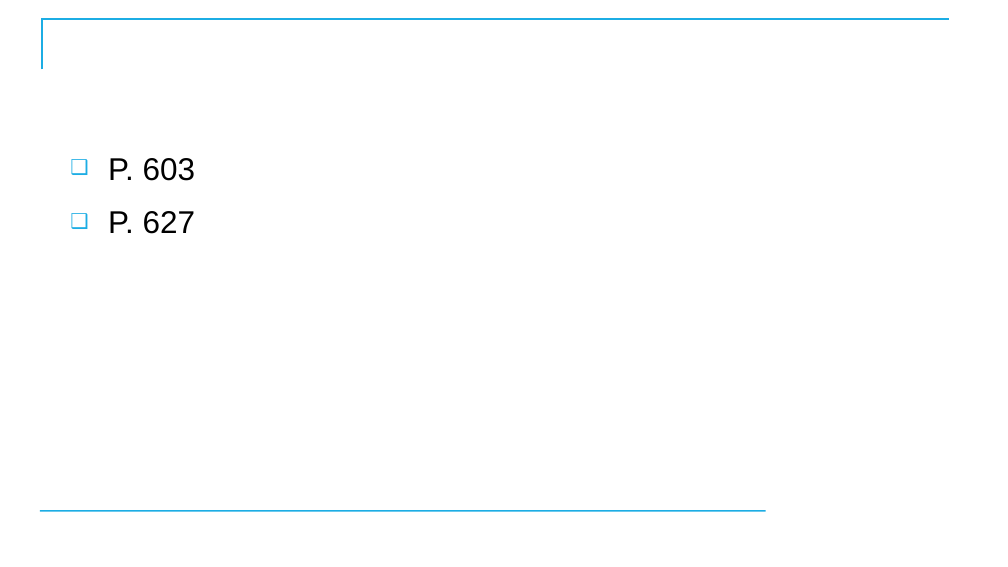
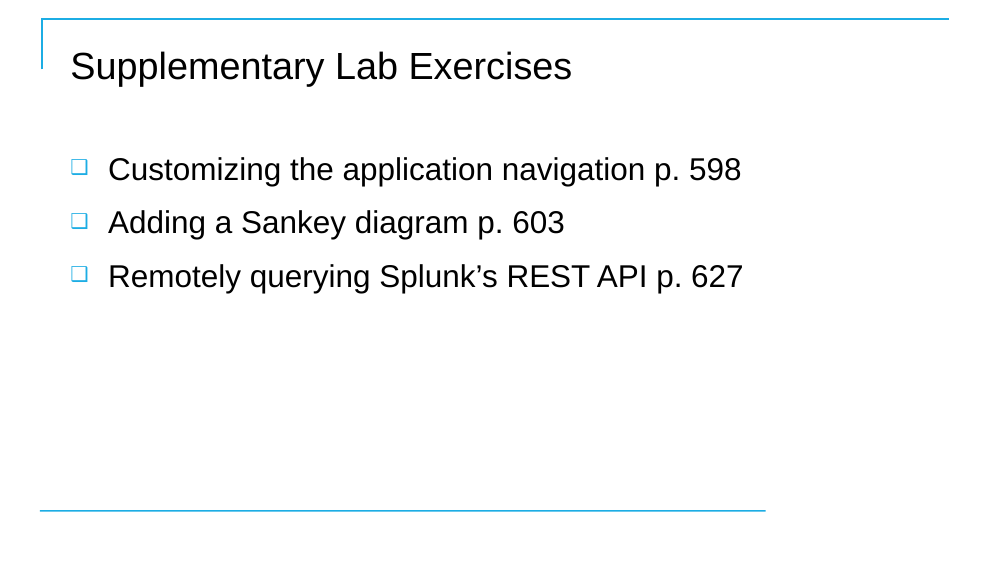
Before and after one commit to CostelloTechnicalConsulting/XSPLK2ClassFiles, a slide deck: slide 100 of ppt/SplunkFundamentals2v1_3.pptx. Drawn at 1008x567 pixels with LibreOffice and Linux fonts; fonts in the diff are those of the drawing; background and template pictures are left out. Boxes give left, top, right and bottom in pixels: in the first picture for what was removed or moved away, otherwise in the second. Text is boxed around its words. In the diff, an @@ line names an element or a change of style, - is before the commit and + after.

```diff
--- a/ppt/SplunkFundamentals2v1_3.pptx
+++ b/ppt/SplunkFundamentals2v1_3.pptx
@@ title added at (70,51,573,86), 36 pt, text #000000 @@
+Supplementary Lab Exercises
@@ text at (108,157,744,293): text changed @@
-❑ P. 603
-❑ P. 627
+❑ Customizing the application navigation p. 598
+❑ Adding a Sankey diagram p. 603
+❑ Remotely querying Splunk’s REST API p. 627
```
Also in this commit, not shown: 2 other slides changed, 1 other file.
